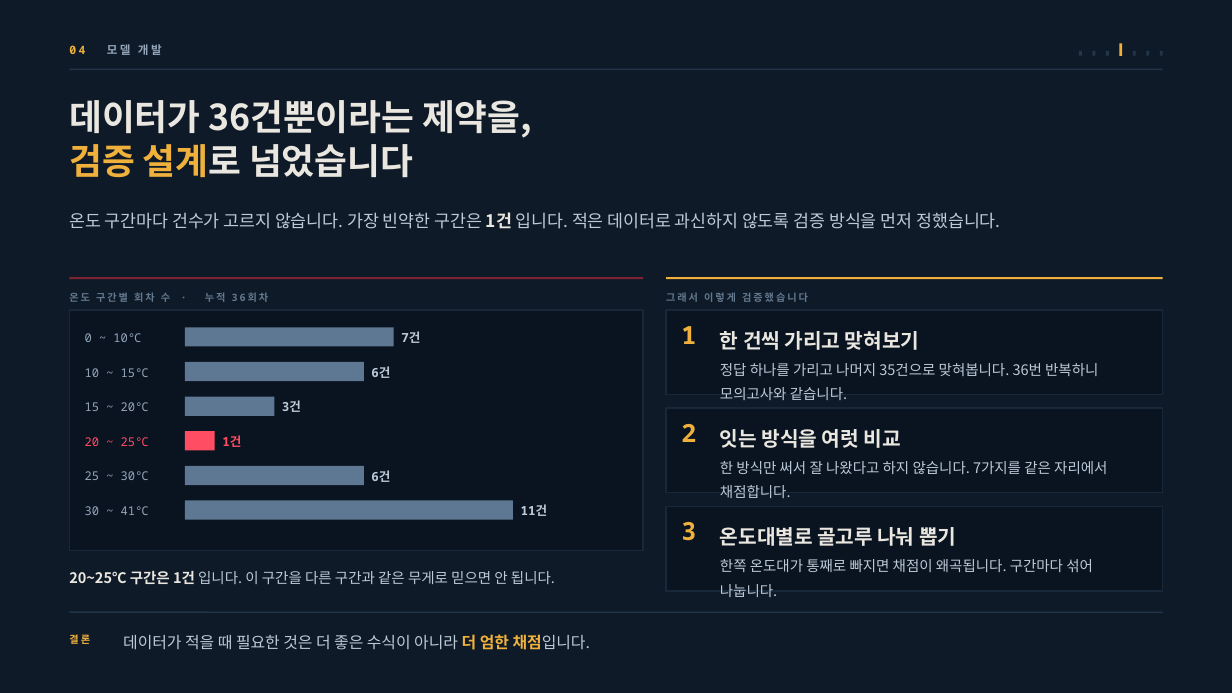
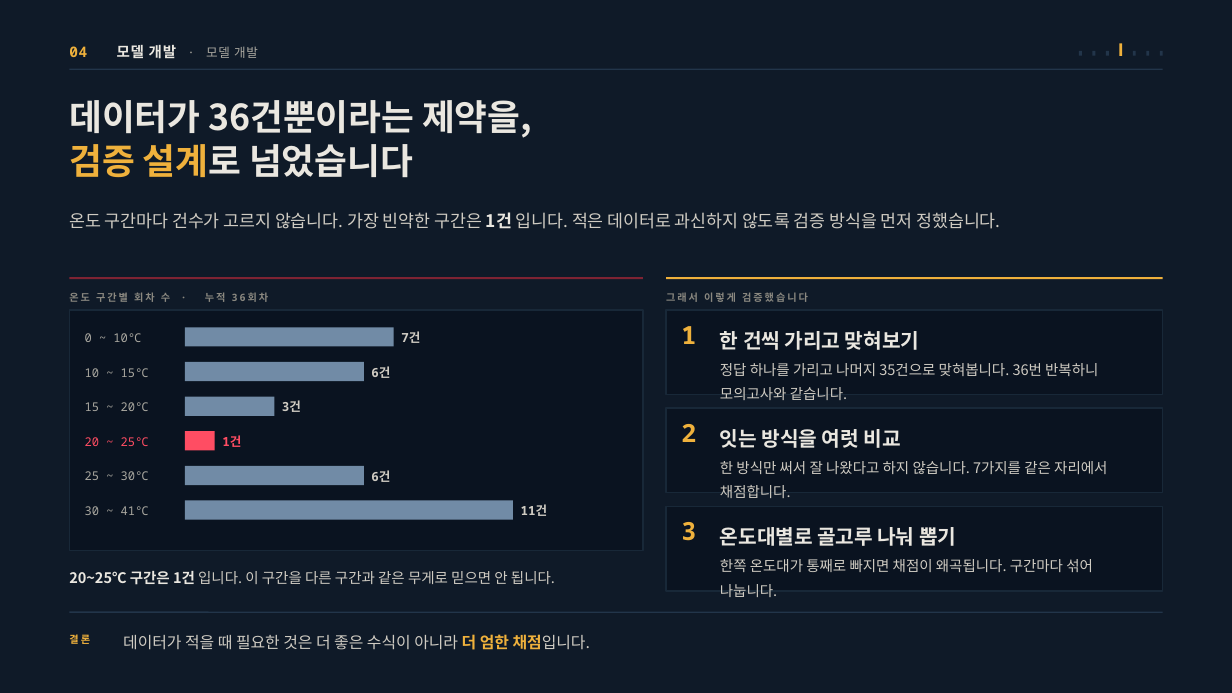
Before and after one commit to jooh-ai/Narae-AI, a slide deck: slide 10 of docs/ppt/위례_공급가능용량_최종발표.pptx (slide 9 before the commit). Drawn at 1232x693 pixels with LibreOffice and Linux fonts; fonts in the diff are those of the drawing. Boxes give left, top, right and bottom in pixels: in the first picture for what was removed or moved away, otherwise in the second. Text is boxed around its words. In the diff, an @@ line names an element or a change of style, - is before the commit and + after.

```diff
--- a/docs/ppt/위례_공급가능용량_최종발표.pptx
+++ b/docs/ppt/위례_공급가능용량_최종발표.pptx
@@ text at bbox=[69, 45, 258, 59]: text changed; size 9 to 11.2 pt; font Noto Sans Mono to Noto Sans CJK KR; text colour #93A6BA to #A9A79F @@
-04 모델 개발
+04 모델 개발 · 모델 개발
@@ text "온도 구간별 회차 수 · ..." at bbox=[69, 292, 226, 302]: text colour #63798F to #8A8880 @@
@@ text "그래서 이렇게 검증했습니다" at bbox=[666, 292, 808, 302]: text colour #63798F to #8A8880 @@
@@ text colour #93A6BA to #A9A79F in 5 elements at bbox=[85, 333, 142, 342], bbox=[85, 368, 150, 377], bbox=[85, 402, 150, 411], bbox=[85, 471, 150, 480], bbox=[85, 506, 150, 515] @@
@@ fill #5E7793 to #718BA6 in 5 elements at bbox=[185, 327, 394, 347], bbox=[185, 362, 364, 382], bbox=[185, 396, 274, 416], bbox=[185, 466, 364, 485], bbox=[185, 501, 513, 520] @@
@@ text "20~25℃ 구간은 1건 입니다. 이 ..." at bbox=[69, 571, 555, 585]: text colour #BCC9D6 to #CFCBC2 in "입니다. 이 구간을 다른 구간과 같은 무게로 ..." @@
@@ text colour #BCC9D6 to #CFCBC2 in 9 elements at bbox=[69, 212, 1000, 229], bbox=[401, 331, 420, 343], bbox=[371, 366, 390, 378], bbox=[282, 400, 301, 412], bbox=[371, 470, 390, 482], bbox=[521, 504, 548, 516], bbox=[720, 363, 1098, 376], bbox=[720, 461, 1107, 498], bbox=[720, 559, 1093, 597] @@
@@ text "데이터가 적을 때 필요한 것은 ..." at bbox=[123, 634, 590, 650]: text colour #BCC9D6 to #CFCBC2 in "데이터가 적을 때 필요한 것은 더 좋은 ..." @@
```
Also in this commit, not shown: 14 other slides changed, 3 slides added, 1 other file.
